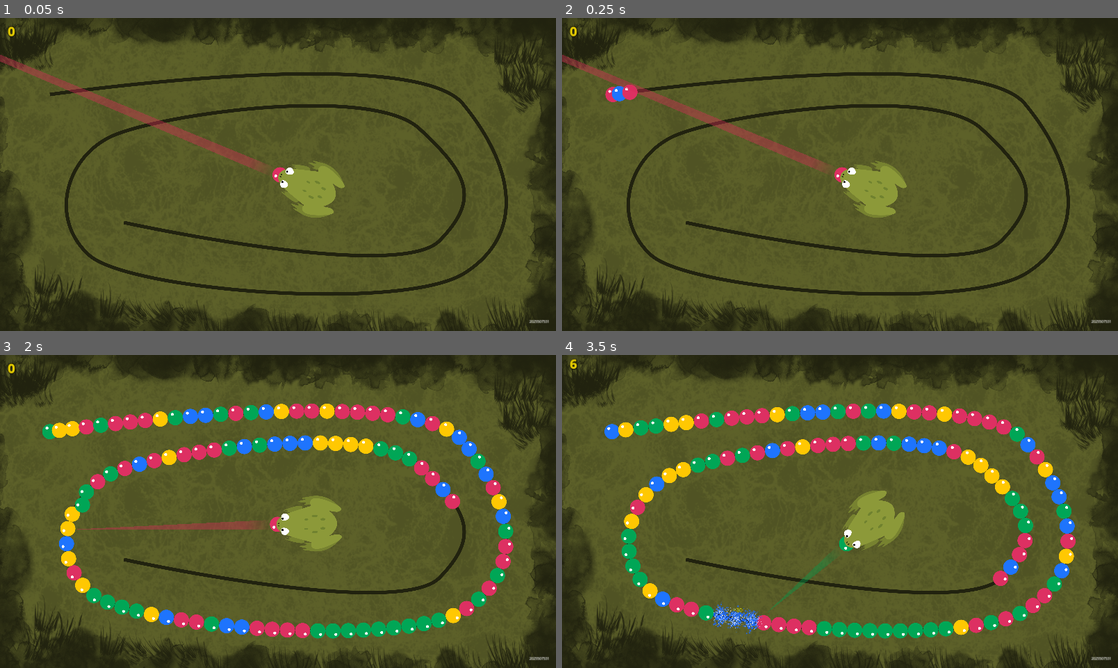
Above: before the commit, frames 1-4 (two rows, left to right).
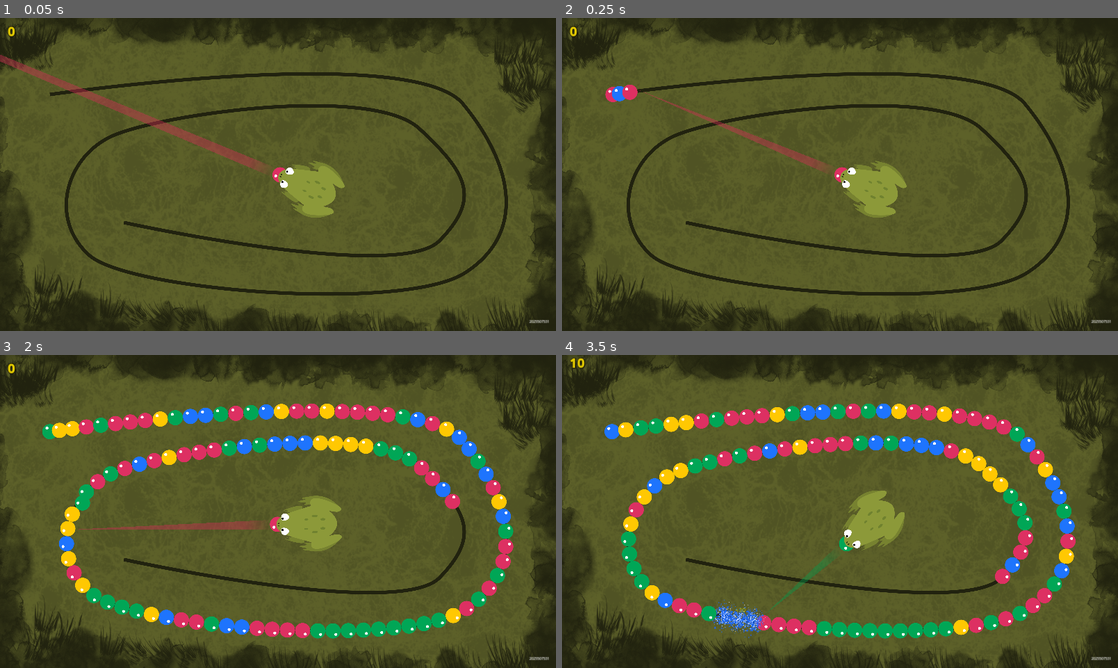
Above: after the commit, the same moments.

Repository: damnjan/zuma-godot
Game: Godot game, scene res://Main.tscn
Two runs of this game, one before a commit and one after it. Both use one fixed random seed, a clock stepped at 60 frames per second and the inputs below.
Inputs (mouse positions are in pixels of both pictures, inside the frame that each line leads up to):
- Up to frame 1 (0.05 s): no input
- Up to frame 2 (0.25 s): no input
- Up to frame 3 (2 s): move the mouse to (400, 495) at 0.52 s; press the mouse at (400, 495) at 0.53 s; right-click (400, 495) at 0.8 s; move the mouse to (166, 527) at 1.27 s; release the mouse at (166, 527) at 1.28 s; right-click (166, 527) at 1.35 s; click (166, 527) at 1.55 s
- Up to frame 4 (3.5 s): move the mouse to (895, 442) at 2.02 s; press the mouse at (895, 442) at 2.03 s; right-click (895, 442) at 2.3 s; move the mouse to (812, 574) at 2.77 s; release the mouse at (812, 574) at 2.78 s; right-click (812, 574) at 2.85 s; click (812, 574) at 3.05 s

Frame 1 is identical in both runs. In frame 2, 0.8% of the frame differs, in the area x 0-48%, y 11-50%; in frame 3, less than 0.1%; in frame 4, 2.6%, in the area x 1-85%, y 0-91%.

Commit message:
use manual collision and ray casting

Diff:
--- a/Ball.tscn
+++ b/Ball.tscn
@@ -1,18 +1,10 @@
-[gd_scene load_steps=4 format=3 uid="uid://cs0g6j0rmm486"]
+[gd_scene load_steps=3 format=3 uid="uid://cs0g6j0rmm486"]
 
 [ext_resource type="Script" path="res://ball.gd" id="1_cmi47"]
 [ext_resource type="PackedScene" uid="uid://do1coluqet8qu" path="res://BallSprite.tscn" id="2_aw8a5"]
 
-[sub_resource type="CircleShape2D" id="CircleShape2D_2fy1i"]
-radius = 46.0
-
-[node name="Ball" type="Area2D"]
+[node name="Ball" type="Node2D"]
 self_modulate = Color(0, 0, 0, 1)
-collision_mask = 0
 script = ExtResource("1_cmi47")
 
 [node name="Sprite" parent="." instance=ExtResource("2_aw8a5")]
-
-[node name="CollisionShape2D" type="CollisionShape2D" parent="."]
-position = Vector2(-1, 1)
-shape = SubResource("CircleShape2D_2fy1i")
--- a/BallShooter.gd
+++ b/BallShooter.gd
@@ -30,12 +30,49 @@
 	tongue.returned.connect(_on_tongue_returned)
 	tongue.collided.connect(_on_tongue_collided)
 
+func ray_to_ball_intersection(ray_origin, ray_direction):
+	var closest = {
+		"intersection": null,
+		"distance": INF
+	}
+	var ball_radius = Globals.BALL_WIDTH / 2  # Assuming you have a property for the ball's radius
 
+	Globals.for_each_visible_ball(func (ball):
+		var ball_position = ball.global_position
+		var origin_to_ball = ball_position - ray_origin
+
+		# Projection of the ball's position onto the ray direction
+		var projection_length = origin_to_ball.dot(ray_direction.normalized())
+
+		if projection_length < 0:
+			return
+
+		# Closest point on the ray to the center of the circle
+		var closest_point = ray_origin + ray_direction.normalized() * projection_length
+
+		var distance_to_ball_center = closest_point.distance_to(ball_position)
+
+		if distance_to_ball_center < ball_radius:
+			# The ray intersects the ball.
+			# Distance from the closest point on the line to the intersection
+			var distance_to_intersection = sqrt(ball_radius * ball_radius - distance_to_ball_center * distance_to_ball_center)
+
+			var intersection_point = closest_point - ray_direction.normalized() * distance_to_intersection
+			var distance = ray_origin.distance_to(intersection_point)
+
+			if distance < closest.distance:
+
+				closest.distance = distance
+				closest.intersection = intersection_point
+	)
+
+	return closest.intersection
 
 func _physics_process(_delta):
-	var collision_point =  ray_cast_2d.get_collision_point()
-	var point_position = collision_point if ray_cast_2d.is_colliding() else ray_cast_2d.target_position
 	var mouse_rotation = Vector2.UP.angle_to(get_local_mouse_position().normalized())
+	var collision_point =  ray_to_ball_intersection(global_position, get_local_mouse_position().normalized())
+
+	var point_position = collision_point if collision_point else shooting_direction * 4000
 	var local_point_position = to_local(point_position)
 	polygon_2d.visible = !!shooting_ball
 	polygon_2d.polygon = [Vector2(0, -local_point_position.length() - ray_cast_2d.position.y), Vector2(-30, 0), Vector2(30, 0)]
@@ -46,20 +83,6 @@
 	else:
 		polygon_2d.color = Color(1,1,1,0.5)
 
-#func _process(delta):
-#	if Input.is_action_pressed("shoot"):
-#		var glob = shooting_ball.global_position
-#		spawn_point.remove_child(shooting_ball)
-#		get_tree().root.add_child(shooting_ball)
-#		shooting_ball.global_scale = Vector2.ONE
-#		shooting_ball.global_position = glob
-#		shooting_ball.shoot(get_local_mouse_position().normalized())
-#		shooting_ball = null
-#		animation_player.play("shoot")
-#		AudioManager.play(AudioManager.shooting_sound)
-#		if mode == Modes.NORMAL:
-#			spawn_shooting_ball()
-##			GlobalTimer.create_async(spawn_shooting_ball, 0.2)
 
 func _input(event):
 	if event.is_action_pressed("shoot") and shooting_ball:
@@ -87,8 +110,7 @@
 	shooting_ball = ShootingBallScene.instantiate()
 	spawn_point.add_child(shooting_ball)
 	shooting_ball.global_scale = Vector2.ONE
-	ray_cast_2d.add_exception(shooting_ball.ball)
-
+	ray_cast_2d.collide_with_bodies
 func _on_tongue_returned():
 	polygon_2d.show()
 	if tongue.frame != null:
--- a/FollowingBall.gd
+++ b/FollowingBall.gd
@@ -73,8 +73,7 @@
 		return
 	is_hidden = new_value
 	hide() if is_hidden else show()
-	if ball.collision_shape:
-		ball.collision_shape.disabled = is_hidden
+
 	Globals.on_follow_hidden(self) if is_hidden else Globals.on_follow_shown(self)
 
 func remove_self():
--- a/Globals.gd
+++ b/Globals.gd
@@ -29,17 +29,7 @@
 	3: Color8(216,42,87, 100)
 }
 
-#var item_group_map = {}
-#
-#func set_item_group(item: FollowingBall, group: FollowGroup):
-#	item_group_map[item.get_instance_id()] = weakref(group)
-#
-#func get_item_group(item):
-#	var id = item.get_instance_id()
-#	assert(item_group_map.has(id), "Item not found")
-#	return item_group_map[id].get_ref()
-
-var all_groups = []
+var all_groups: Array[FollowGroup] = []
 
 func _emit_hidden_count():
 	var hidden_count = {
@@ -49,6 +39,18 @@
 	for location in hidden_follows.values():
 		hidden_count[location] += 1
 	Events.hidden_follows_updated.emit(hidden_count)
+
+# return true in callback if you want to exit early
+func for_each_visible_ball(callback: Callable):
+	for group in all_groups:
+		if group.is_removed:
+			continue
+		for ball in group.items:
+			if ball.is_hidden:
+				continue
+			var should_return = callback.call(ball)
+			if should_return:
+				return
 
 func on_follow_hidden(follow: FollowingBall):
 	var location
--- a/ShootingBall.gd
+++ b/ShootingBall.gd
@@ -17,6 +17,14 @@
 func _physics_process(delta):
 	if state == State.SHOOTING:
 		position += _direction * Globals.SHOOTING_SPEED * delta
+		Globals.for_each_visible_ball(func(ball):
+			var distance = ball.global_position.distance_to(global_position)
+			if distance <= Globals.BALL_WIDTH:
+				_on_ball_area_entered(ball)
+				set_physics_process(false)
+				return true
+		)
+
 
 	if position.distance_to(Vector2.ZERO) > 10000:
 		queue_free()
@@ -24,7 +32,6 @@
 func shoot(direction: Vector2):
 	_direction = direction
 	state = State.SHOOTING
-	ball.area_entered.connect(_on_ball_area_entered)
 
 func change_color():
 	ball.frame += 1
@@ -36,5 +43,4 @@
 	var normal = (ball.global_position - area.global_position).normalized().rotated(-area.get_global_transform().get_rotation())
 	Events.shooting_ball_collided.emit(ball, area, normal)
 	collided.emit(ball, area, normal)
-	ball.area_entered.disconnect(_on_ball_area_entered)
 	queue_free()
--- a/ball.gd
+++ b/ball.gd
@@ -1,12 +1,11 @@
 ## Balls don't have a collision mask becaue they don't need it and it is a HUGE performance impact
 
-extends Area2D
+extends Node2D
 
 class_name Ball
 
 signal exploded()
 
-@onready var collision_shape: CollisionShape2D = $CollisionShape2D
 @onready var sprite: AnimatedSprite2D = $Sprite
 
 var ExplosionScene = preload("res://explosion.tscn")
@@ -54,7 +53,6 @@
 	color_particles.texture.gradient.set_color(1, color2)
 #	self.set_collision_layer_value(1, false)
 	sprite.queue_free()
-	collision_shape.queue_free()
 #	sprite.hide()
 #	collision_shape.disabled = true
 
--- a/main.gd
+++ b/main.gd
@@ -79,7 +79,7 @@
 		print("no collider")
 		return
 	AudioManager.play(AudioManager.insert_sound)
-	var follow = collider.get_parent()
+	var follow = collider
 
 #	var group: FollowGroup = first_group
 #	while group:
--- a/project.godot
+++ b/project.godot
@@ -13,6 +13,7 @@
 config/name="Zuma"
 run/main_scene="res://Main.tscn"
 config/features=PackedStringArray("4.0", "Forward Plus")
+run/max_fps=60
 config/icon="res://icon.svg"
 
 [autoload]
